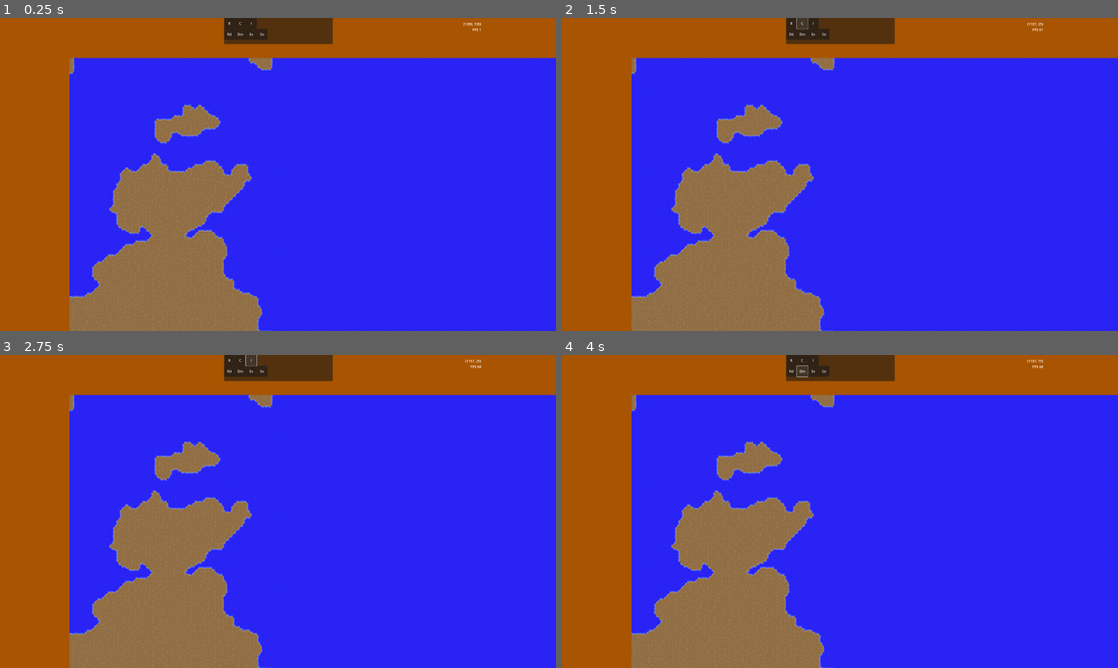
Above: before the commit, frames 1-4 (two rows, left to right).
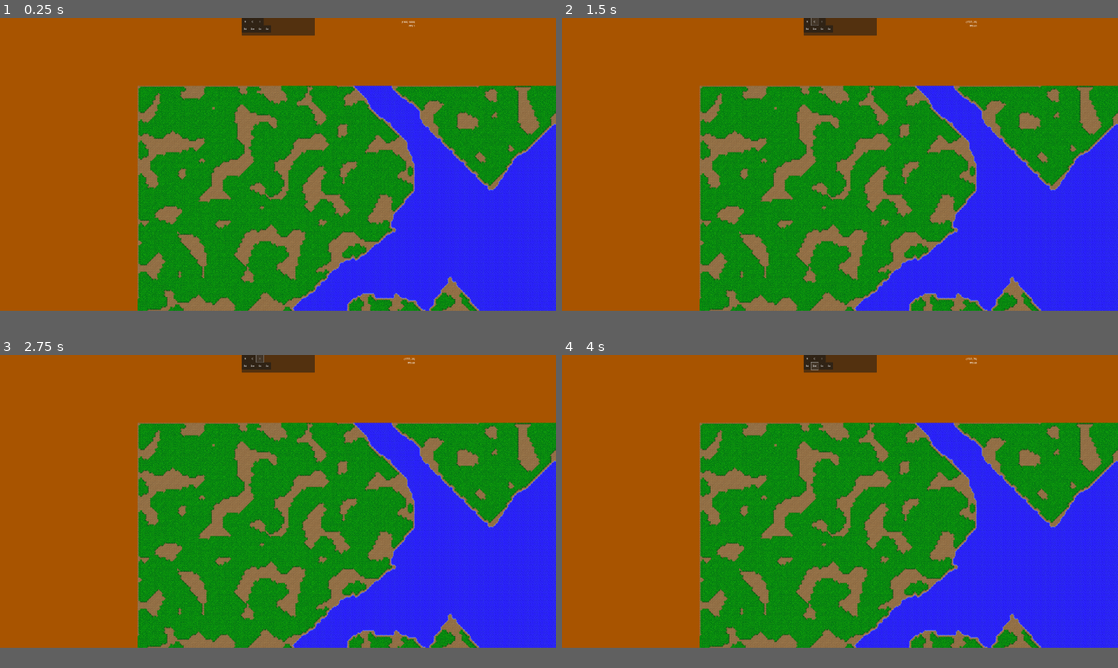
Above: after the commit, the same moments.

Repository: ahakkar/ACSIM
Game: Godot game, scene res://scenes/Main.tscn
Same seed, same stepped clock (60 frames per second), same inputs: the game is played once before the commit and once after it.
Inputs:
- Up to frame 1 (0.25 s): no input
- Up to frame 2 (1.5 s): click "R" at 0.5 s; click "C" at 1.25 s
- Up to frame 3 (2.75 s): click "I" at 2 s
- Up to frame 4 (4 s): click "Rd" at 2.75 s; click "Dm" at 3.5 s
The window is 800x450 before the commit and 800x421 after it. Grey fills any space a smaller window leaves; there, only what the larger window draws over its background counts as a difference.

The runs differ from the first frame. In frame 1, 60% of the frame differs, in the area x 12-100%, y 0-100%; in frame 2, 60%; in frame 3, 60%; in frame 4, 60%.

Commit message:
initial biome generation with forest support

Diff:
--- /dev/null
+++ b/scenes/BiomeNoiseTesting.tscn
@@ -0,0 +1,20 @@
+[gd_scene load_steps=3 format=3 uid="uid://d373de88jug8x"]
+
+[sub_resource type="FastNoiseLite" id="FastNoiseLite_ncuso"]
+noise_type = 3
+seed = 35
+frequency = 0.008
+fractal_octaves = 3
+fractal_lacunarity = 1.0
+fractal_gain = 1.746
+fractal_ping_pong_strength = 25.0
+domain_warp_fractal_type = 2
+
+[sub_resource type="NoiseTexture2D" id="NoiseTexture2D_l3pkr"]
+width = 1024
+height = 1024
+noise = SubResource("FastNoiseLite_ncuso")
+
+[node name="BiomeNoise" type="Sprite2D"]
+position = Vector2(528, 520)
+texture = SubResource("NoiseTexture2D_l3pkr")
--- a/scenes/Main.tscn
+++ b/scenes/Main.tscn
@@ -506,7 +506,14 @@
 2:1/0 = 0
 3:1/0 = 0
 4:1/0 = 0
+5:1/next_alternative_id = 4
 5:1/0 = 0
+5:1/1 = 1
+5:1/1/flip_h = true
+5:1/2 = 2
+5:1/2/flip_v = true
+5:1/3 = 3
+5:1/3/transpose = true
 6:1/0 = 0
 7:1/0 = 0
 8:1/0 = 0
--- a/scripts/Main.gd
+++ b/scripts/Main.gd
@@ -10,14 +10,14 @@
 extends Node
 
 # The idea is for the user to be able to choose the map from GUI later
-var map_filename: String = "res://maps/tampere_200px_crop.png"
+var map_filename: String = "res://maps/varkaus_256x256px_test.png"
 var _world := World.new()
 var _world_generator := WorldGeneration.new()
 
 func _init():
 	DisplayServer.window_set_size(
 		#Vector2i(Globals.DEFAULT_X_RES, Globals.DEFAULT_Y_RES)
-		Vector2i(2560,1440)
+		Vector2i(3800,2000)
 	)
 
 # Called when the node enters the scene tree for the first time.
--- a/scripts/WorldGeneration.gd
+++ b/scripts/WorldGeneration.gd
@@ -13,6 +13,25 @@
 	]
 
 var count:int = 0
+
+func choose_forest_tile(tile:Vector2i) -> Vector2i:
+	var surrounding_tiles:Array = []
+
+	# determine which directions have forest around the tile
+	for dir in directions:
+		# avoid index out of bounds
+		if (tile.y+dir.y >= Globals.map_image_size.y) or (tile.x+dir.x >= Globals.map_image_size.x):
+			surrounding_tiles.append(Globals.TILE_TERRAIN)
+		elif map_tile_data[tile.y+dir.y][tile.x+dir.x] == Globals.TILE_FOREST:
+			surrounding_tiles.append(Globals.TILE_FOREST)
+			continue
+		surrounding_tiles.append(Globals.TILE_TERRAIN)
+
+	var selected_tile = match_forest_tile(surrounding_tiles)
+	if selected_tile.x == -1 or selected_tile.y == -1:
+		selected_tile = Vector2i(0,0)
+
+	return selected_tile
 
 func choose_tile(tile:Vector2i) -> Vector2i:
 	var surrounding_tiles:Array = []
@@ -36,11 +55,42 @@
 func choose_randomly(list_of_entries:Array[int]) -> int:
 	return list_of_entries[randi() % list_of_entries.size()]
 
-#
 # Generates biomes, like forest and bog
-#
 func generate_biomes() -> void:
-	pass
+
+	print("biome generation")
+	var fnl = FastNoiseLite.new()
+	fnl.noise_type = FastNoiseLite.TYPE_PERLIN
+	fnl.seed = randi()
+	fnl.frequency = 0.1
+	fnl.fractal_type = FastNoiseLite.FRACTAL_FBM
+	fnl.fractal_octaves = 3
+	fnl.fractal_lacunarity = 1
+	fnl.fractal_gain = 1.746
+
+	var water_next_to_tile:bool = false
+
+	#var noise_img = Image.new()
+	#noise_img = fnl.get_image(Globals.map_image_size.x, Globals.map_image_size.y)
+	for y in map_tile_data.size():
+		for x in map_tile_data[y].size():
+			# replace non-water with biomes
+			if map_tile_data[y][x] > 0:
+				water_next_to_tile = false
+				# don't put forest next to water
+				for dir in directions:
+					if (y+dir.y >= Globals.map_image_size.y) or (x+dir.x >= Globals.map_image_size.x):
+						continue
+					if map_tile_data[y+dir.y][x+dir.x] == Globals.TILE_WATER:
+						water_next_to_tile = true
+
+				if !water_next_to_tile:
+					var noise_sample = fnl.get_noise_2d(x,y)
+					if noise_sample < 0.1:
+						count += 1
+						map_tile_data[y][x] = Globals.TILE_FOREST
+
+	print("maata korvattu ", count)
 
 func generate_world(filename) -> bool:
 	# Try to load the image which we used to place water & ground to world map
@@ -59,7 +109,6 @@
 	smooth_land_features()
 	generate_biomes()
 	set_tilemap_tiles()
-	#print("Recursions:", count)
 
 	# center camera to world map
 	emit_signal(
@@ -69,8 +118,51 @@
 	)
 	return true
 
+func match_forest_tile(surrounding_tiles) -> Vector2i:
+	match surrounding_tiles:
+		# 4 forest tiles around land
+		[2,2,2,2]:
+			return Vector2i(5,1) # forest tile
+
+		# 3 forest tiles around land
+		[2,2,2,1]:
+			return Vector2i(5,1) # forest tile
+		[2,2,1,2]:
+			return Vector2i(5,1) # forest tile
+		[2,1,2,2]:
+			return Vector2i(5,1) # forest tile
+		[1,2,2,2]:
+			return Vector2i(5,1) # forest tile
+
+		# 2 forest tiles around land
+		[2,2,1,1]: # south & east
+			return Vector2i(28,0)
+		[1,2,2,1]: # north & east
+			return Vector2i(26,0)
+		[1,1,2,2]: # north & west
+			return Vector2i(24,0)
+		[2,1,1,2]: # south & west
+			return Vector2i(22,0)
+
+		# 1 forest tile around land
+		[1,1,1,2]: # west only
+			return Vector2i(23,0)
+		[1,1,2,1]: # north only
+			return Vector2i(25,0)
+		[1,2,1,1]: # east only
+			return Vector2i(27,0)
+		[2,1,1,1]: # south only
+			return Vector2i(29,0)
+
+		_: # otherwise skip drawing
+			return Vector2i(-1,-1)
+
 func match_tile(surrounding_tiles) -> Vector2i:
 	match surrounding_tiles:
+		# 4 land tiles around water
+		[1,1,1,1]:
+			return Vector2i(0,0) # land tile
+
 		# 3 land tiles around water
 		[1,1,1,0]:
 			return Vector2i(0,0) # land tile
@@ -136,7 +228,15 @@
 						Globals.LAYER_TERRAIN,
 						Vector2i(x, y),
 						2,
-						Vector2i(0,0),
+						choose_forest_tile(Vector2i(x,y)),
+						0
+					)
+				Globals.TILE_FOREST:
+					Globals.world_map.set_cell(
+						Globals.LAYER_TERRAIN,
+						Vector2i(x, y),
+						2,
+						Vector2i(5,1),
 						choose_randomly([0,1,2,3])
 					)
 				_:  #default
@@ -146,7 +246,7 @@
 # Fill water tiles, surrounded in 3-4 sides by land, with land.
 # Do it recursively with limit of n recursions!
 func smooth_land_features() -> void:
-	# for testing avoid map borders to make it simpler to implement
+	# TODO for testing avoid map borders to make it simpler to implement
 	for y in range(1, Globals.map_image_size.y-1):
 		for x in range(1, Globals.map_image_size.x-1):
 			if map_tile_data[y][x] != Globals.TILE_WATER:
@@ -158,7 +258,6 @@
 	# now we are supposed to be inspecting a tile with land
 	# 1 = water 0 = land
 	var surrounding_tiles:Array = []
-	count += 1
 
 	# determine which directions have land around the tile
 	for dir in directions:
Binary file added: maps/varkaus_10x10km_1000px.png
Not shown, added: maps/varkaus_10x10km_1000px.png.import
Binary file added: maps/varkaus_10x10km_2160px.png
Not shown, added: maps/varkaus_10x10km_2160px.png.import
Binary file added: maps/varkaus_256x256px_test.png
Not shown, added: maps/varkaus_256x256px_test.png.import
